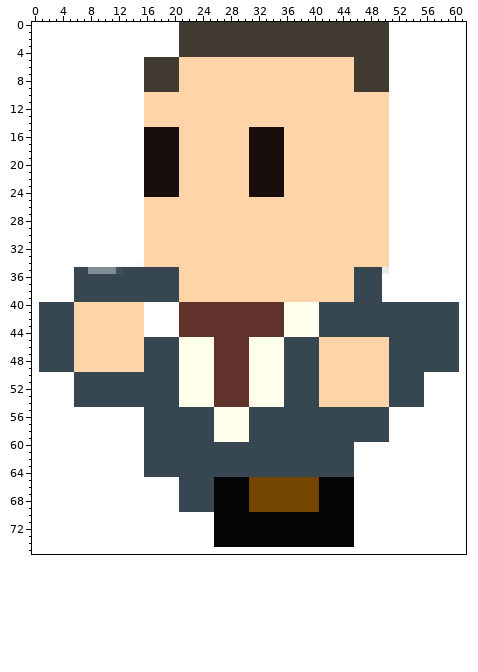
Sprite sheet -- Images/ronaldus_runleft_5.png. The first picture shows the starting point.
The file is 62x76 pixels. Colours within 5 levels of each other are drawn and written as one.
Once edited:
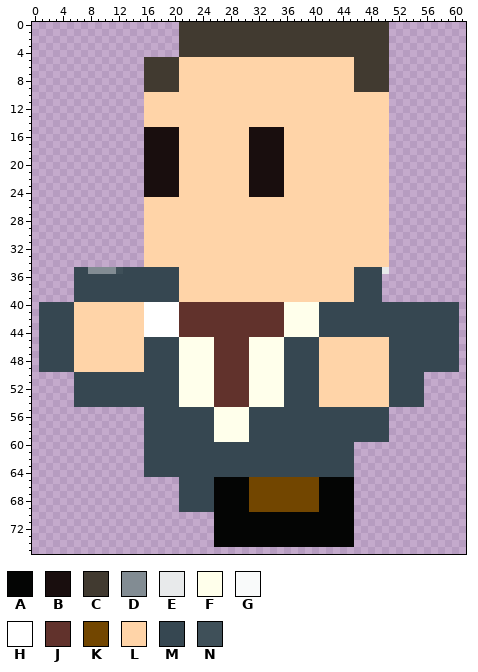
Palette (. is transparent): A #040504  B #190e0e  C #413a30  D #828c93  E #e8eaeb  F #ffffeb  G #f9fafa  H #ffffff  J #61322c  K #724600  L #ffd4a8  M #364751  N #3f5059
From old to new:
y 0..4: x 0..20 HHHHHHHHHHHHHHHHHHHHH -> .....................; x 51..61 HHHHHHHHHHH -> ...........
y 5..33: x 0..15 HHHHHHHHHHHHHHHH -> ................; x 51..61 HHHHHHHHHHH -> ...........
y 34: x 0..15 HHHHHHHHHHHHHHHG -> ................; x 51..61 HHHHHHHHHHH -> ...........
y 35: x 0..5 HHHHHH -> ......; x 51..61 HHHHHHHHHHH -> ...........
y 36..39: x 0..5 HHHHHH -> ......; x 50..61 HHHHHHHHHHHH -> ............
y 40..49: x 0 H -> .; x 61 H -> .
y 50..54: x 0..5 HHHHHH -> ......; x 56..61 HHHHHH -> ......
y 55..59: x 0..15 HHHHHHHHHHHHHHHH -> ................; x 51..61 HHHHHHHHHHH -> ...........
y 60..64: x 0..15 HHHHHHHHHHHHHHHH -> ................; x 46..61 HHHHHHHHHHHHHHHH -> ................
y 65..69: x 0..20 HHHHHHHHHHHHHHHHHHHHH -> .....................; x 46..61 HHHHHHHHHHHHHHHH -> ................
y 70..74: x 0..25 HHHHHHHHHHHHHHHHHHHHHHHHHH -> ..........................; x 46..61 HHHHHHHHHHHHHHHH -> ................
y 75: x 0..61 HHHHHHHHHHHHHHHHHHHHHHHHHHHHHHHHHHHHHHHHHHHHHHHHHHHHHHHHHHHHHH -> ..............................................................
Where, in picture pixels (left, top, right, bottom), the same in both pictures:
erased: (32, 22, 466, 554)
